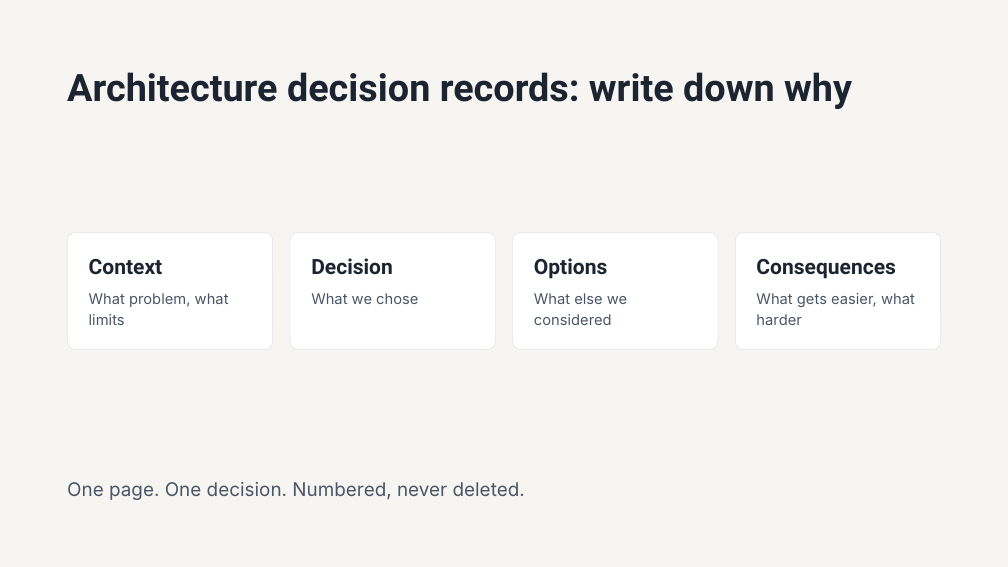
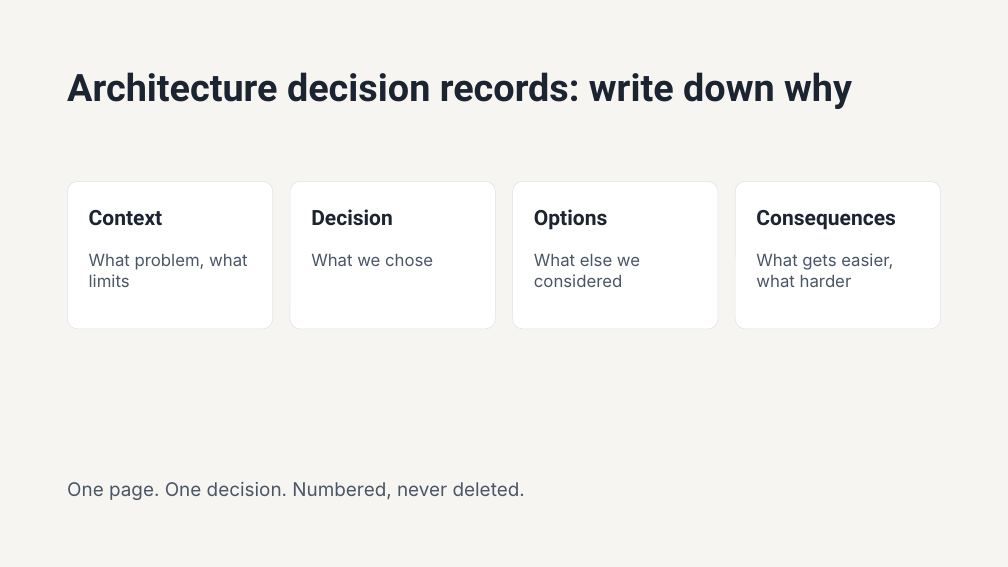
Before and after one commit to 1768SAIKUMAR/cloud-computing-srh, a slide deck: slide 13 of sessions/03-batch-streams-and-architecture-patterns/slides/session-03-batch-streams-and-architecture-patterns.pptx. Drawn at 1008x567 pixels with LibreOffice and Linux fonts; fonts in the diff are those of the drawing. Boxes give left, top, right and bottom in pixels: in the first picture for what was removed or moved away, otherwise in the second. Text is boxed around its words. In the diff, an @@ line names an element or a change of style, - is before the commit and + after.

```diff
--- a/sessions/03-batch-streams-and-architecture-patterns/slides/session-03-batch-streams-and-architecture-patterns.pptx
+++ b/sessions/03-batch-streams-and-architecture-patterns/slides/session-03-batch-streams-and-architecture-patterns.pptx
@@ rounded rectangle: place and size @@
-rounded rectangle at <box>67,232,273,349</box>
+rounded rectangle at <box>67,181,273,329</box>
@@ text "Context": place and size @@
-text "Context" at <box>89,259,163,275</box>
+text "Context" at <box>89,210,163,226</box>
@@ rounded rectangle: place and size @@
-rounded rectangle at <box>290,232,496,349</box>
+rounded rectangle at <box>290,181,496,329</box>
@@ text "Decision": place and size @@
-text "Decision" at <box>311,258,393,274</box>
+text "Decision" at <box>311,209,393,225</box>
@@ rounded rectangle: place and size @@
-rounded rectangle at <box>513,232,718,349</box>
+rounded rectangle at <box>513,181,718,329</box>
@@ text "Options": place and size @@
-text "Options" at <box>534,258,607,279</box>
+text "Options" at <box>534,209,607,230</box>
@@ rounded rectangle: place and size @@
-rounded rectangle at <box>736,232,941,349</box>
+rounded rectangle at <box>736,181,941,329</box>
@@ text "Consequences": place and size @@
-text "Consequences" at <box>756,259,896,279</box>
+text "Consequences" at <box>756,210,896,230</box>
@@ text "What problem, what limits": place and size @@
-text "What problem, what limits" at <box>89,293,229,325</box>
+text "What problem, what limits" at <box>89,254,248,287</box>
@@ size 14 to 16 pt in 4 elements at <box>89,254,248,287</box>, <box>534,254,640,287</box>, <box>756,253,893,287</box>, <box>311,254,433,266</box> @@
@@ text "What we chose": place and size @@
-text "What we chose" at <box>311,293,418,304</box>
+text "What we chose" at <box>311,254,433,266</box>
@@ text "What else we considered": place and size @@
-text "What else we considered" at <box>534,293,627,325</box>
+text "What else we considered" at <box>534,254,640,287</box>
@@ text "What gets easier, what harder": place and size @@
-text "What gets easier, what harder" at <box>756,293,915,325</box>
+text "What gets easier, what harder" at <box>756,253,893,287</box>
```
Also in this commit, not shown: 9 other slides changed.
